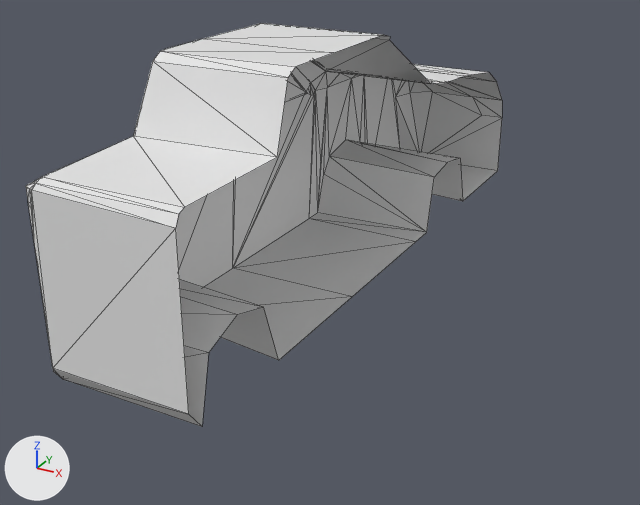
Renders of the glTF model Player/Models/Sedan/Sedan.gltf from each side of a commit.
Both versions are drawn from a 50 mm lens placed at (9.15, -17.53, 9.37), pointed at (-1.31, 1.48, -0.14). Lighting does not change. The marker at lower left points along +X, +Y and +Z. Mesh edges are drawn as thin lines. Vertices at the same position are counted once.

Objects in the first picture: 'car'.
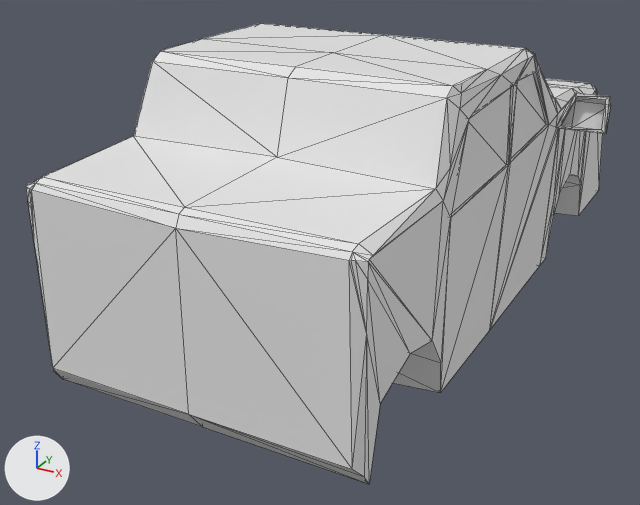
Edits to the bpy script that builds the scene:
```text
Change me_cube_003:
    used by ob_car; location = (-0.09, -2.25, 0.0); rotation_euler = (3.142, 0.0, 0.0), in degrees (180, 0, 0); scale = (-0.949, -0.726, -0.949)
    remove me_cube_003.from_pydata(...)  # 140 vertices, 243 faces; spans x 0.0..5.2, y -5.2..20.7, z -1.0..5.8
    add me_cube_003.from_pydata(...)  # 245 vertices, 486 faces; spans x -5.2..5.2, y -5.2..20.7, z -1.0..5.8
    me_cube_003 part 1
    99 vertices are added at x -5.2..-0.8, y -5.2..20.7, z -1.0..5.8
    6 new vertices lie (-3.6, 0.0, 0.0) away from vertices in x 0.0, y -5.0..11.2, z 3.8..5.7
    243 new faces join them
```

Location of each change, (x1, y1, x2, y2) in pixels of the pictures (640 x 505 px):
'car', reshaped (23% wider, 14% taller)
    before: (26, 23, 502, 427)
    after: (26, 23, 611, 484)
part 1 of me_cube_003, added
    after: (176, 35, 611, 484)
